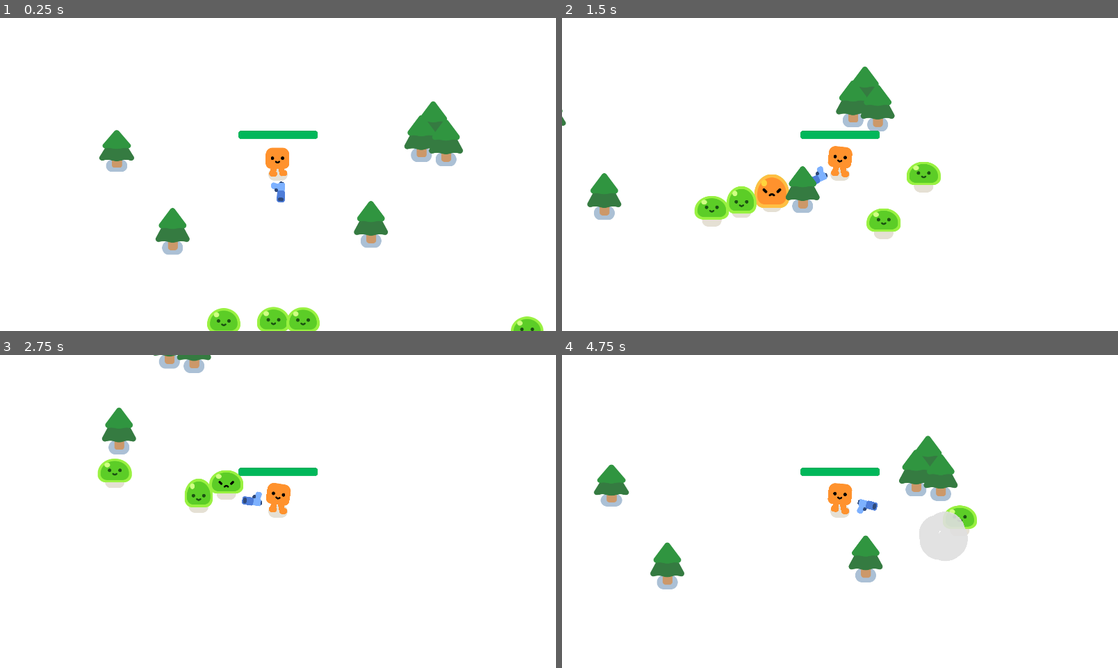
Above: before the commit, frames 1-4 (two rows, left to right).
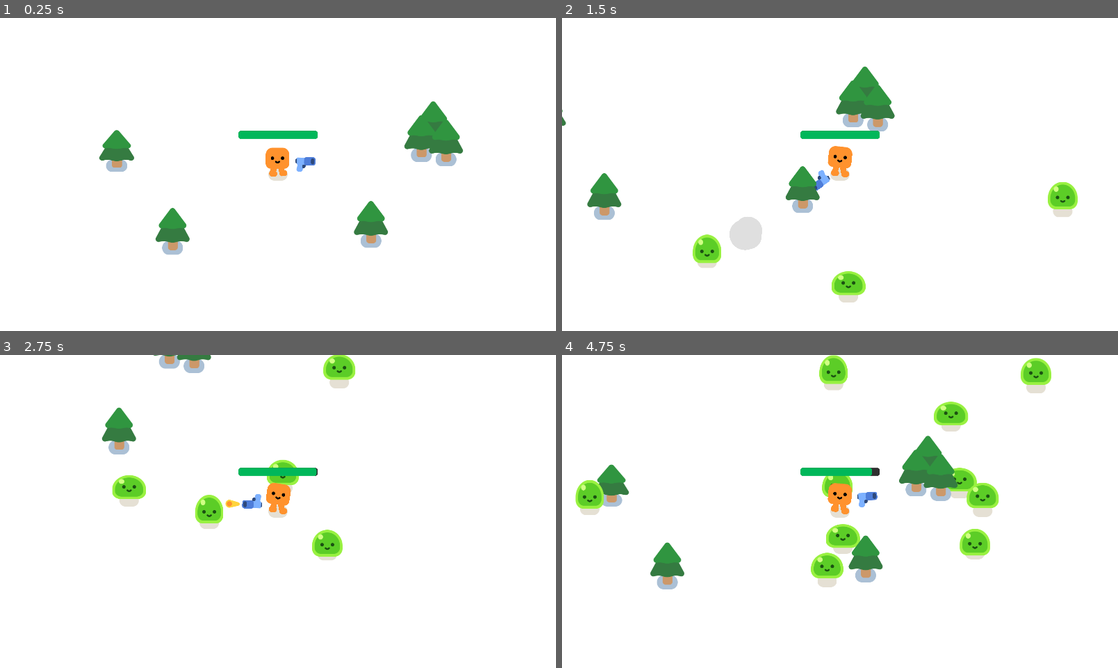
Above: after the commit, the same moments.

Repository: carlinaceo28/Aprendendo-Godot
Game: Godot game, scene res://survivors_game.tscn
Same seed, same stepped clock (60 frames per second), same inputs: the game is played once before the commit and once after it.
Inputs:
- Up to frame 1 (0.25 s): no input
- Up to frame 2 (1.5 s): hold D (move_right) 0.53-1.28 s; hold S (move_down) from 1.28 s (still down)
- Up to frame 3 (2.75 s): release S (move_down) at 2.03 s; hold D (move_right) from 2.03 s (still down)
- Up to frame 4 (4.75 s): release D (move_right) at 2.78 s; hold W (move_up) 2.78-3.53 s; hold A (move_left) from 3.53 s (still down)

The runs differ from the first frame. In frame 1, 1.6% of the frame differs, in the area x 37-98%, y 44-100%; in frame 2, 4.4%; in frame 3, 3.3%; in frame 4, 5.7%, in the area x 2-88%, y 0-75%.

Commit message:
:sparkles: feat: Tela de Game Over

Diff:
--- a/survivors_game.gd
+++ b/survivors_game.gd
@@ -1,14 +1,17 @@
 extends Node2D
 
-func _ready():
-	spawn_mob()
-	spawn_mob()
-	spawn_mob()
-	spawn_mob()
-	spawn_mob()
 
 func spawn_mob():
 	var new_mob = preload("res://slime_mob.tscn").instantiate()
 	%PathFollow2D.progress_ratio = randf()
 	new_mob.global_position = %PathFollow2D.global_position
 	add_child(new_mob)
+
+
+func _on_timer_timeout() -> void:
+	spawn_mob()
+
+
+func _on_player_health_depleted():
+	%GamerOVer.visible = true
+	get_tree().paused = true
--- a/survivors_game.tscn
+++ b/survivors_game.tscn
@@ -25,6 +25,17 @@
 position = Vector2(904, 531)
 scale = Vector2(0.987082, 1.01699)
 
+[node name="Path2D" type="Path2D" parent="Player"]
+position = Vector2(-915.831, -522.127)
+scale = Vector2(1.01309, 0.98329)
+curve = SubResource("Curve2D_07k8o")
+
+[node name="PathFollow2D" type="PathFollow2D" parent="Player/Path2D"]
+unique_name_in_owner = true
+position = Vector2(52.1772, -55.4894)
+rotation = -0.00271615
+progress = 180.18
+
 [node name="PineTree" parent="." instance=ExtResource("2_jts88")]
 position = Vector2(347, 501)
 scale = Vector2(1.02869, 0.895748)
@@ -44,11 +55,38 @@
 [node name="PineTree6" parent="." instance=ExtResource("2_jts88")]
 position = Vector2(1225, 760)
 
-[node name="Path2D" type="Path2D" parent="."]
-curve = SubResource("Curve2D_07k8o")
+[node name="Timer" type="Timer" parent="."]
+wait_time = 0.3
+autostart = true
 
-[node name="PathFollow2D" type="PathFollow2D" parent="Path2D"]
+[node name="GamerOVer" type="CanvasLayer" parent="."]
 unique_name_in_owner = true
-position = Vector2(52.1772, -55.4894)
-rotation = -0.00271615
-progress = 180.18
+visible = false
+
+[node name="ColorRect" type="ColorRect" parent="GamerOVer"]
+anchors_preset = 15
+anchor_right = 1.0
+anchor_bottom = 1.0
+grow_horizontal = 2
+grow_vertical = 2
+color = Color(0, 0, 0, 0.4)
+
+[node name="Label" type="Label" parent="GamerOVer/ColorRect"]
+layout_mode = 1
+anchors_preset = 8
+anchor_left = 0.5
+anchor_top = 0.5
+anchor_right = 0.5
+anchor_bottom = 0.5
+offset_left = -48.0
+offset_top = -11.5
+offset_right = 48.0
+offset_bottom = 11.5
+grow_horizontal = 2
+grow_vertical = 2
+theme_override_font_sizes/font_size = 20
+text = "GAME OVER!
+"
+
+[connection signal="health_depleted" from="Player" to="." method="_on_player_health_depleted"]
+[connection signal="timeout" from="Timer" to="." method="_on_timer_timeout"]
